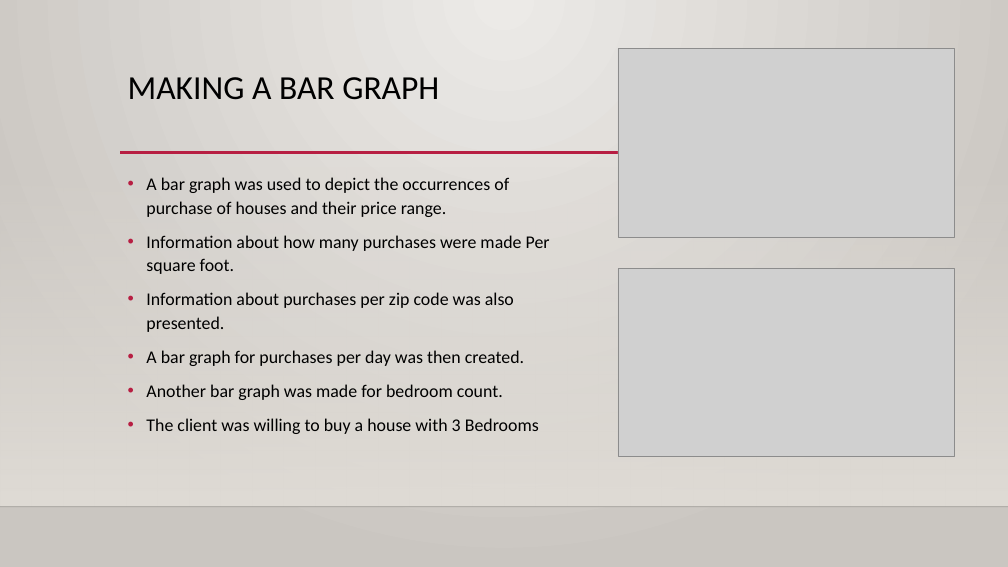
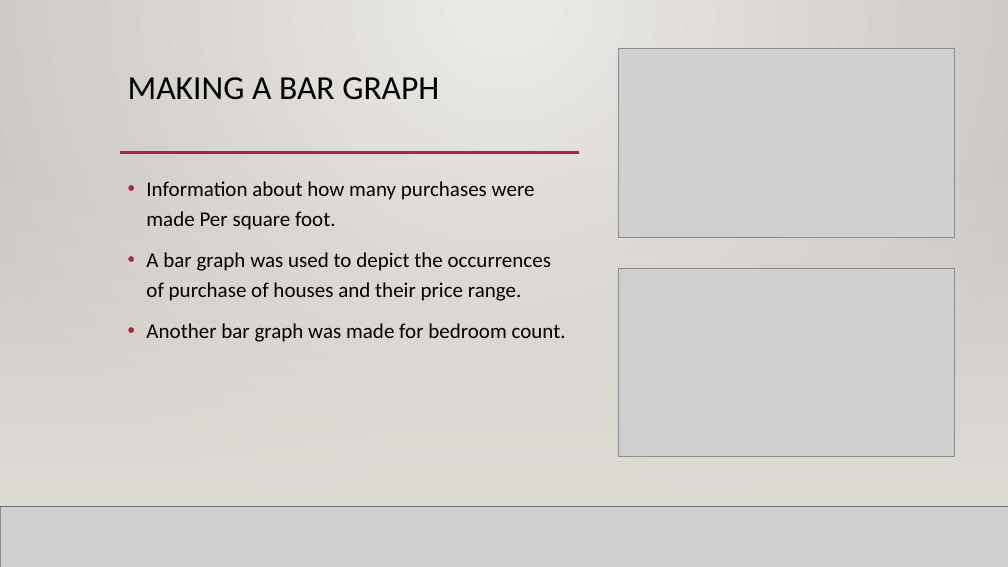
Before and after one commit to scavazos4/Project_One, a slide deck: slide 7 of Sacramento Real Estate.pptx. Drawn at 1008x567 pixels with LibreOffice and Linux fonts; fonts in the diff are those of the drawing; grey boxes stand for pictures; background and template pictures are left out. Boxes give left, top, right and bottom in pixels: in the first picture for what was removed or moved away, otherwise in the second. Text is boxed around its words. In the diff, an @@ line names an element or a change of style, - is before the commit and + after.

```diff
--- a/Sacramento Real Estate.pptx
+++ b/Sacramento Real Estate.pptx
@@ rectangle added at <box>0,0,1008,567</box>, fill gradient #ECEAE7 to #CAC7C1 @@
@@ rectangle added at <box>0,167,1008,507</box>, fill gradient #DFDBD5 @@
@@ text at <box>146,181,535,230</box>: paragraph added @@
+• Information about how many purchases were made Per square foot.
@@ text at <box>146,235,550,366</box>: paragraphs removed @@
-• Information about how many purchases were made Per square foot.
-• Information about purchases per zip code was also presented.
-• A bar graph for purchases per day was then created.
@@ text at <box>146,252,566,342</box>: size 17 to 20 pt in "A bar graph was used to depict ...", "Another bar graph was made for bedroom ..."; line spacing 1.1 to 1.2 @@
@@ text at <box>146,418,539,434</box>: paragraph removed @@
-• The client was willing to buy a house with 3 Bedrooms
@@ picture added at <box>0,507,1008,567</box> @@
@@ line added from (0, 507) to (1008, 507), #000001 1 pt @@
```
Also in this commit, not shown: 2 other slides changed, 1 slide added.
